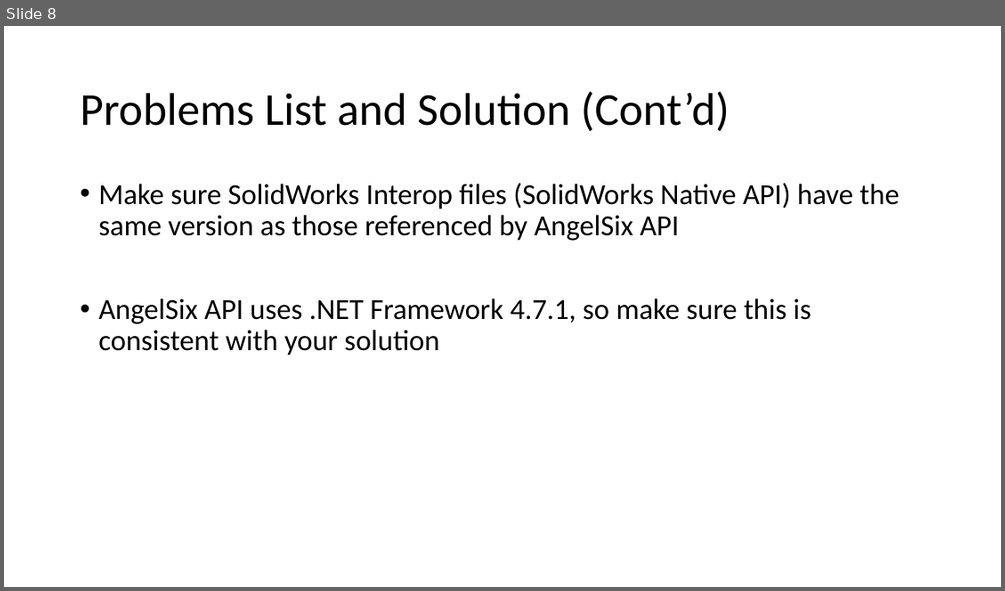
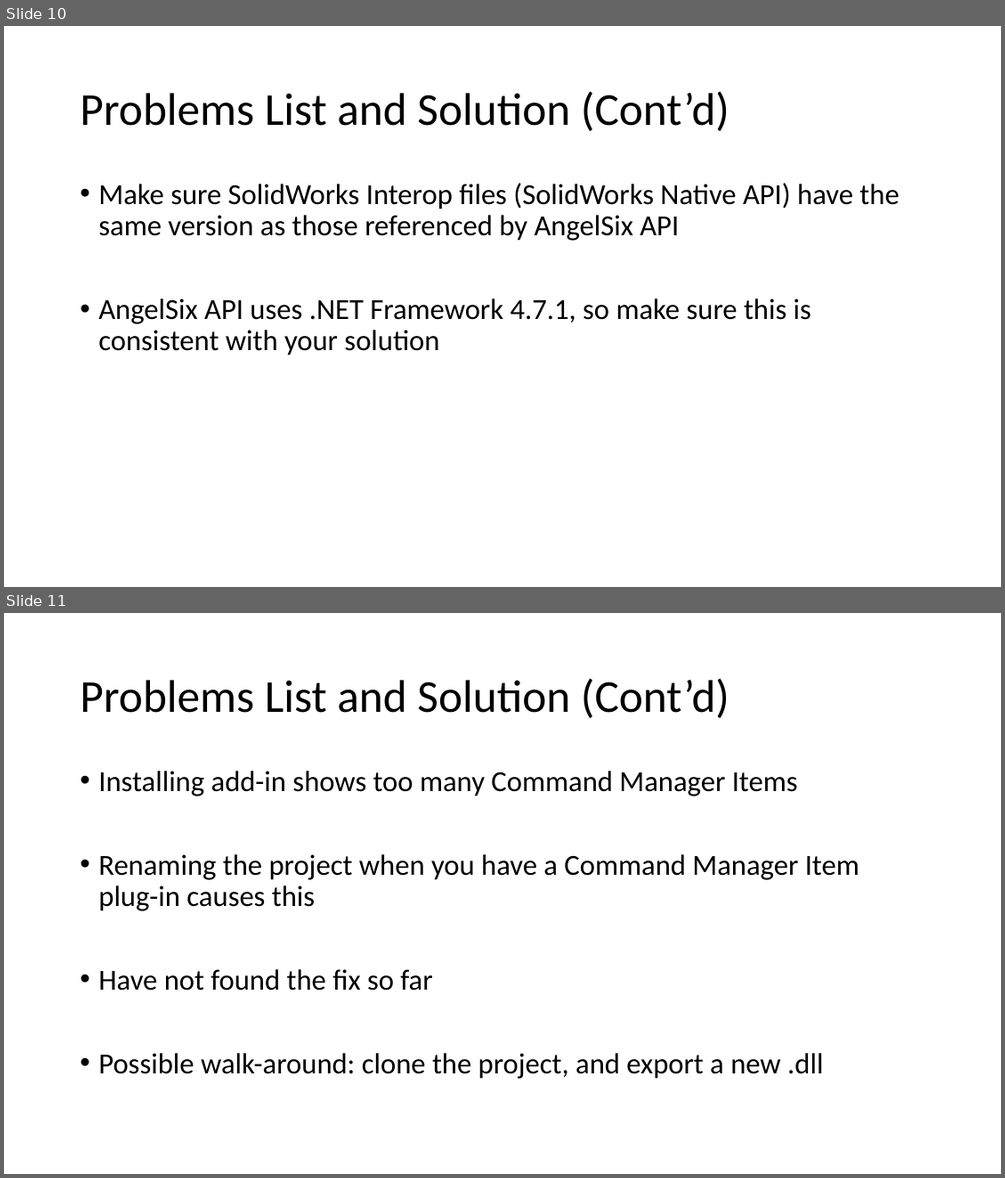
Before and after one commit to amarellapudi/Solidworks-DFM-PlugIn, a slide deck: Weekly Updates/Week2.pptx. Shown one above the other, each under a label of ours: slide 8 before the commit, slides 10 and 11 after it. The pictures are 1005x591 and 1005x1178 pixels, drawn with LibreOffice and Linux fonts; fonts in the diff are those of the drawing. Boxes give left, top, right and bottom in pixels: in the first picture for what was removed or moved away, otherwise in the second. Text is boxed around its words. In the diff, an @@ line names an element or a change of style, - is before the commit and + after.

```diff
--- a/Weekly Updates/Week2.pptx
+++ b/Weekly Updates/Week2.pptx
@@ slide 11 added at (x1=4, y1=613, x2=1001, y2=1174), background #FFFFFF @@
@@ title added at (x1=80, y1=678, x2=729, y2=718), 44 pt, text #000000 @@
+Problems List and Solution (Cont’d)
@@ text added at (x1=98, y1=771, x2=859, y2=1078), 28 pt, text #000000 @@
+• Installing add-in shows too many Command Manager Items
+• Renaming the project when you have a Command Manager Item plug-in causes this
+• Have not found the fix so far
+• Possible walk-around: clone the project, and export a new .dll
@@ what was slide 8 is now slide 10 @@
```
Also in this commit, not shown: 3 slides changed, 2 other slides added, 7 other files.
